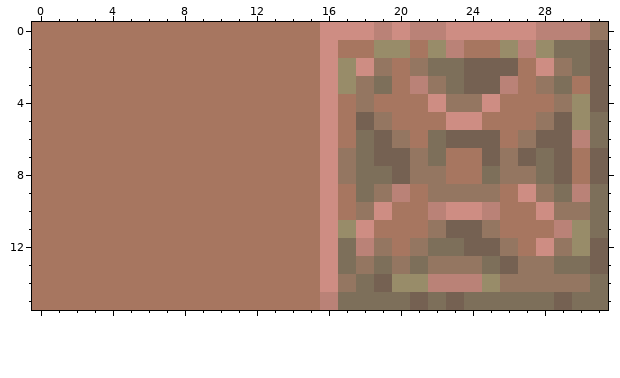
A pixel-art sprite gets an edit: testPic.png. Above: the version before the commit.
The file is 32x16 pixels. Colours within 5 levels of each other are drawn and written as one.
New version:
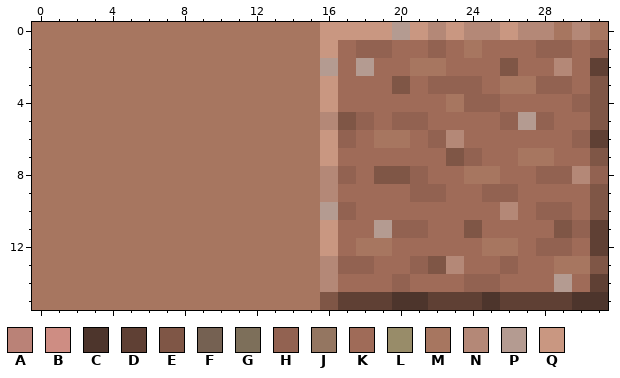
Palette (. is transparent): A #ba8277  B #ce8d83  C #4d352c  D #5f4034  E #7f5646  F #756152  G #7d6f5a  H #926251  J #947661  K #9f6b58  L #988c69  M #a77660  N #b48877  P #b49b91  Q #c99781
The exact change:
y 0: x 16..31 BBBABAABBBBBAAAJ -> QQQQPQNQNNQNNMNM
y 1: x 16..23 BMMLLMLA -> QKHHKKHK; x 25..31 MLALGGF -> KKKHHKH
y 2: x 16..31 BLBJMJGGFFFMBJGF -> PKPKKMMKKKEKKNKD
y 3: x 16..26 BLJGMAJGFFA -> QKKKEKHHHKM; x 28..31 JGMF -> HHKE
y 4: x 16..31 BMJMMMBJJBMMMJLF -> QKKKKKKMHHKKKKHE
y 5: x 16..31 BMFJMMMBBMMMJFLG -> NEHKHHKKKKHPHKKE
y 6: x 16..31 BMGFJMGFFFMJFFAG -> QHKMMKHNKKKKKKHD
y 7: x 16..31 BJGFFJGMMFJFGFMF -> QKKKKKKEHKKMMKKE
y 8: x 16..23 BJGGFJJM -> NHKEEHKK; x 25..31 GJJGFMF -> MKKHHNH
y 9: x 16..31 BMGJAMJJJJMBJGAG -> NKKKKHHKKHHKKKKE
y 10: x 16..31 BMJBMMABBAMMBJJG -> PHKKKKKKKKNKHHKE
y 11: x 16..31 BLBMMMJFFJMMMALG -> QKKPHHKKEKKKKEHD
y 12: x 16..31 BGAJMJGGFFJMBJLF -> QKMMKKKKKMMKHHKD
y 13: x 16..31 BGJGJGJJJGFJJGGF -> NHHKKHENKKHKKMME
y 14: x 16..31 BJGFLLAAALJJJJJG -> NKKKHKKKHHKKKPKD
y 15: x 16..31 AGGGGFGFGGGGGFGG -> EDDDCCDDDCDDDDCC
Pixel boxes of the changes (left, top, right, bottom) in both pictures:
changed: (320, 22, 608, 310)
